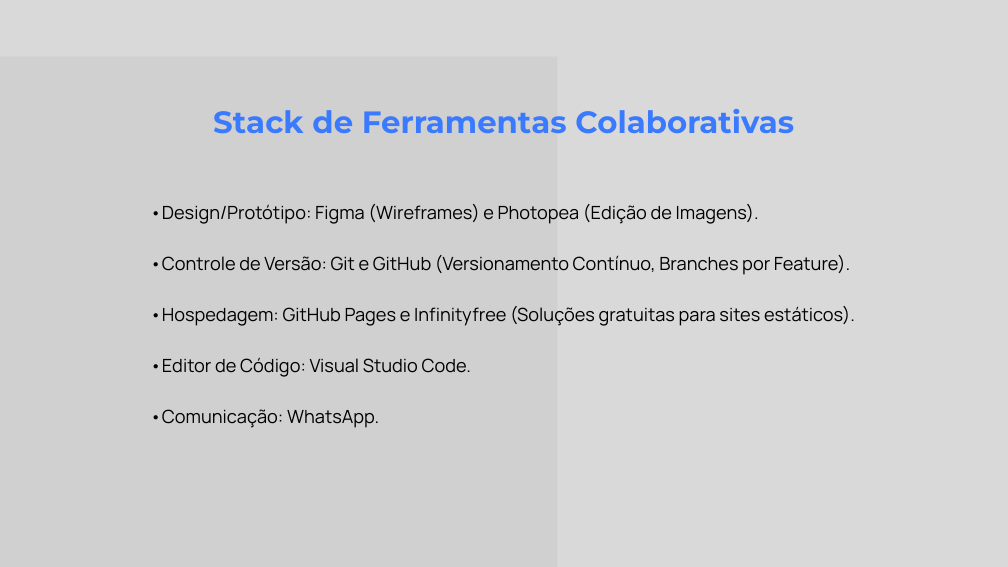
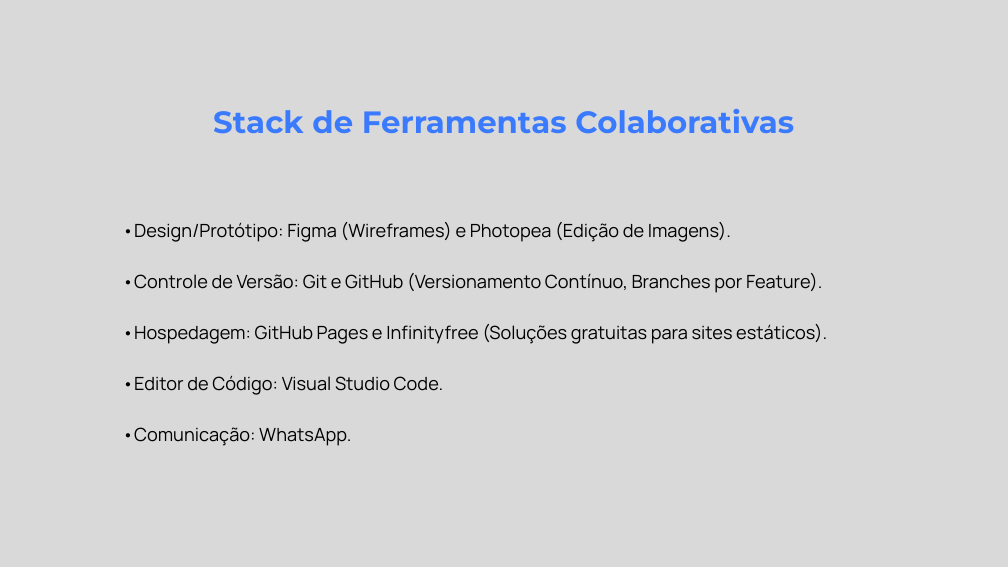
Before and after one commit to Denis-Diego-neb/Portifolio-pi, a slide deck: slide 7 of apresentacao/slide/PROJETO INTEGRADOR I.pptx. Drawn at 1008x567 pixels with LibreOffice and Linux fonts; fonts in the diff are those of the drawing; grey boxes stand for pictures. Boxes give left, top, right and bottom in pixels: in the first picture for what was removed or moved away, otherwise in the second. Text is boxed around its words. In the diff, an @@ line names an element or a change of style, - is before the commit and + after.

```diff
--- a/apresentacao/slide/PROJETO INTEGRADOR I.pptx
+++ b/apresentacao/slide/PROJETO INTEGRADOR I.pptx
@@ picture removed at [0, 56, 557, 567] @@
@@ text "•Design/Protótipo: Figma (Wireframes) e Photopea ...": place and size @@
-text "•Design/Protótipo: Figma (Wireframes) e Photopea ..." at [150, 204, 855, 428]
+text "•Design/Protótipo: Figma (Wireframes) e Photopea ..." at [122, 222, 827, 446]
```
Also in this commit, not shown: 21 other slides changed, 1 other file.
